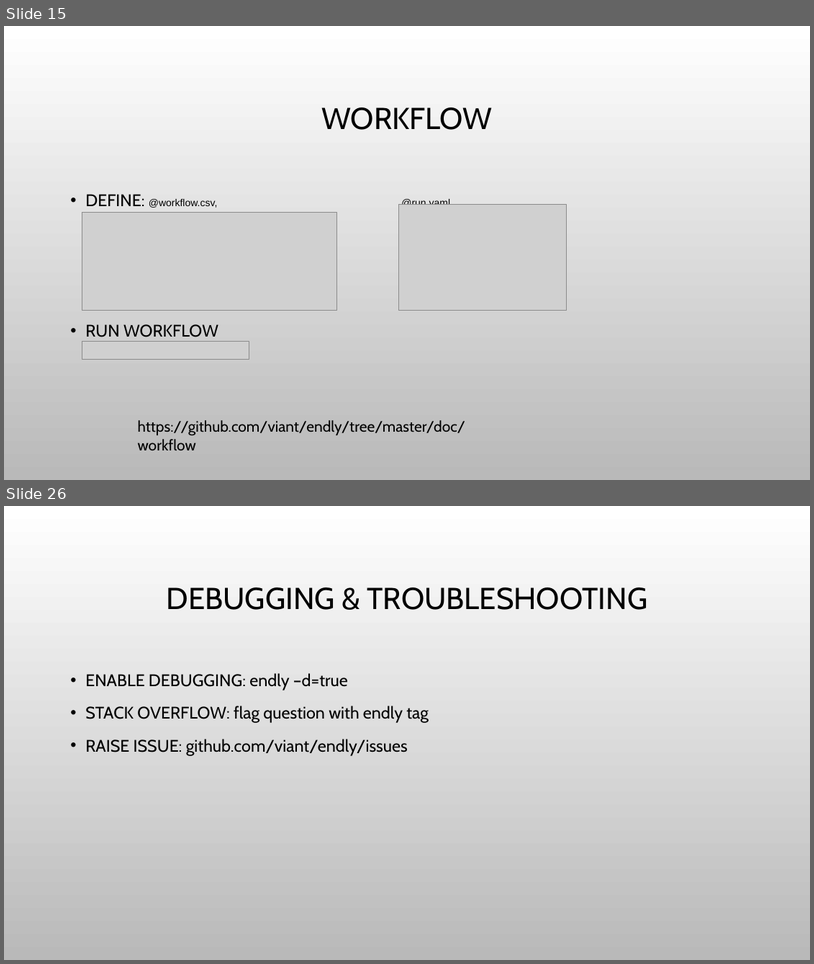
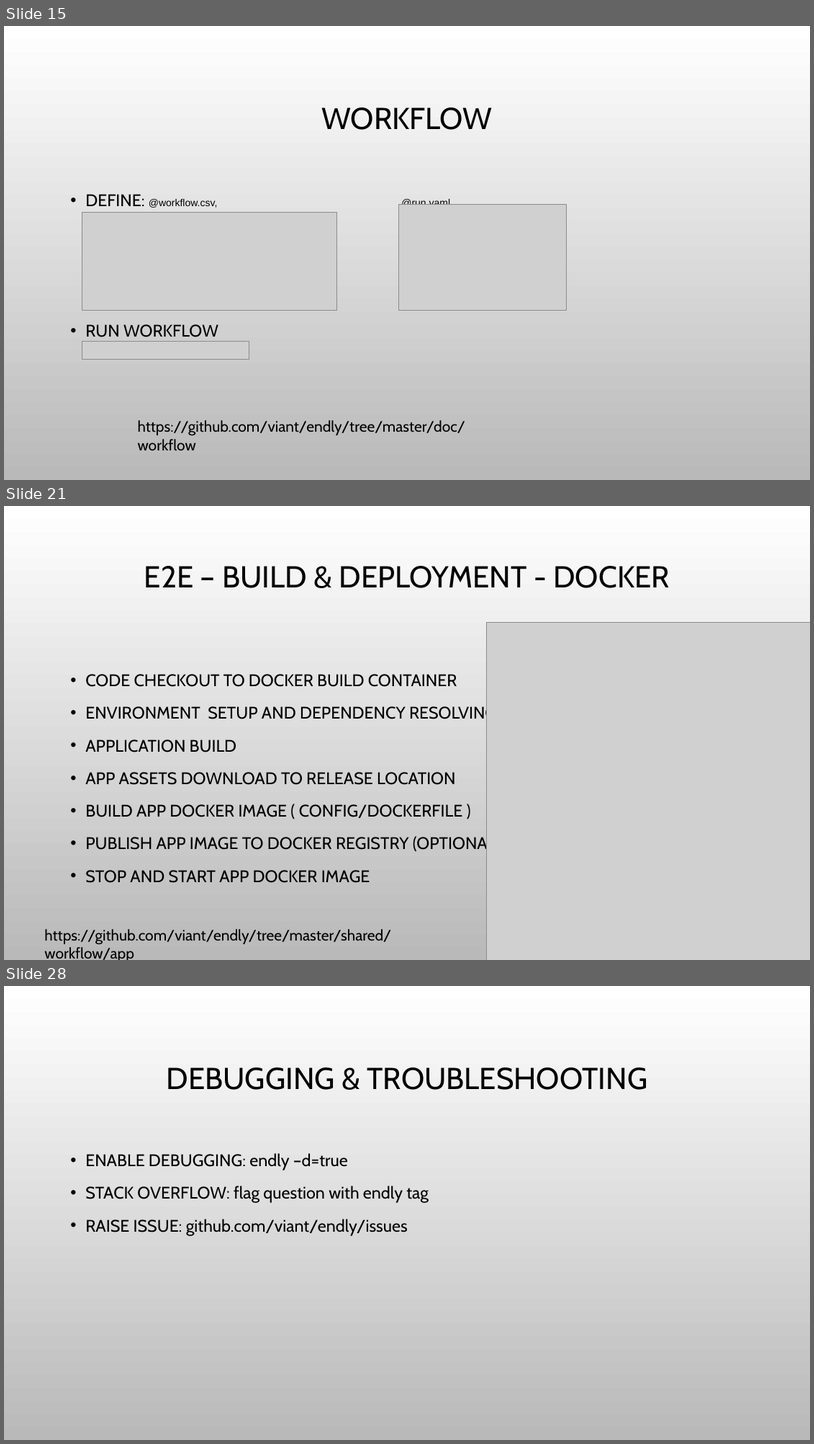
Before and after one commit to adrianwit/golang-e2e-testing, a slide deck: golang-e2e.pptx. Shown one above the other, each under a label of ours: slides 15 and 26 before the commit, slides 15, 21 and 28 after it; the slides between them are not shown. The pictures are 814x964 and 814x1444 pixels, drawn with LibreOffice and Linux fonts; fonts in the diff are those of the drawing; grey boxes stand for pictures; background and template pictures are left out. Boxes give left, top, right and bottom in pixels: in the first picture for what was removed or moved away, otherwise in the second. Text is boxed around its words. In the diff, an @@ line names an element or a change of style, - is before the commit and + after.

```diff
--- a/golang-e2e.pptx
+++ b/golang-e2e.pptx
@@ slide 21 added at box(4, 506, 810, 960), background picture (left out) @@
@@ title added at box(144, 566, 669, 588), 36 pt, text #000000 @@
+E2E – BUILD & DEPLOYMENT - DOCKER
@@ picture added at box(486, 622, 810, 960) @@
@@ text added at box(85, 674, 517, 883), 20 pt, text #000000 @@
+• CODE CHECKOUT TO DOCKER BUILD CONTAINER
+• ENVIRONMENT SETUP AND DEPENDENCY RESOLVING
+• APPLICATION BUILD
+• APP ASSETS DOWNLOAD TO RELEASE LOCATION
+• BUILD APP DOCKER IMAGE ( CONFIG/DOCKERFILE )
+• PUBLISH APP IMAGE TO DOCKER REGISTRY (OPTIONALLY)
+• STOP AND START APP DOCKER IMAGE
@@ text added at box(44, 929, 391, 960), 18 pt, text #000000 @@
+https://github.com/viant/endly/tree/master/shared/workflow/app
@@ what was slide 26 is now slide 28 @@
```
Also in this commit, not shown: 9 slides changed, 2 other slides added, 1 slide removed, 1 other file.
